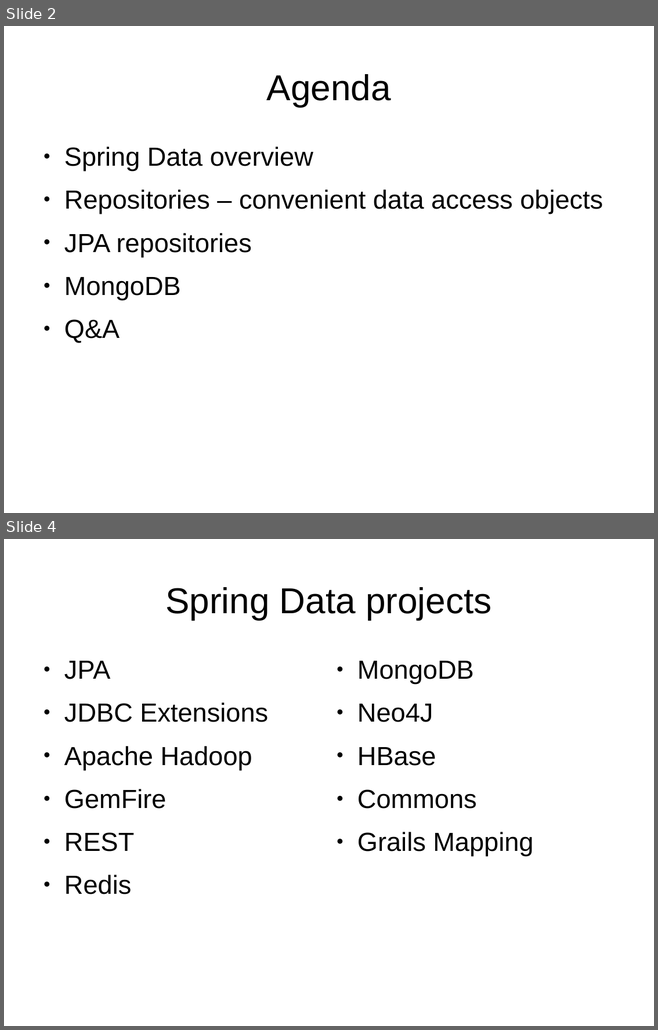
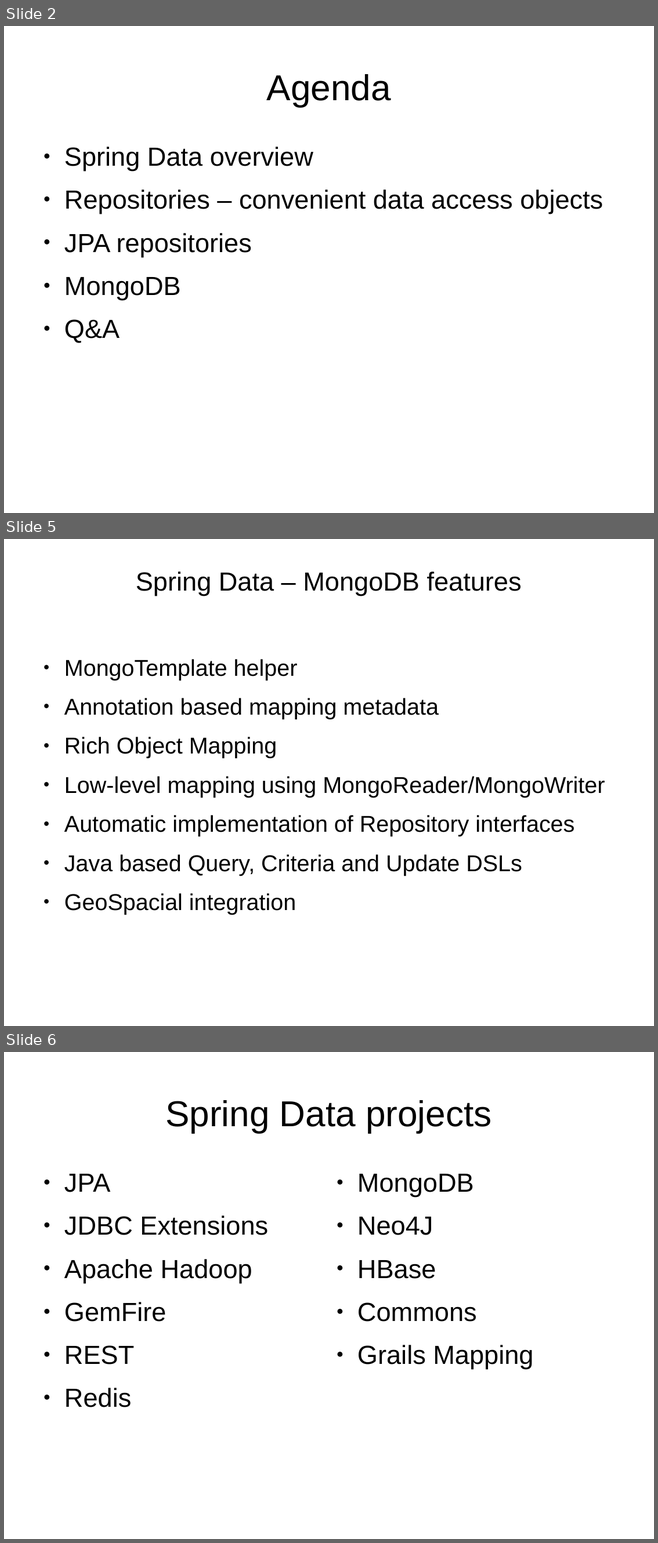
Before and after one commit to martinicr/spring-data-tech-talk, a slide deck: spring-data-mongodb.odp. Shown one above the other, each under a label of ours: slides 2 and 4 before the commit, slides 2, 5 and 6 after it; the slides between them are not shown. The pictures are 658x1030 and 658x1543 pixels, drawn with LibreOffice and Linux fonts; fonts in the diff are those of the drawing. Boxes give left, top, right and bottom in pixels: in the first picture for what was removed or moved away, otherwise in the second. Text is boxed around its words. In the diff, an @@ line names an element or a change of style, - is before the commit and + after.

Commit message:
Adding Spring Data Overview/features

```diff
--- a/spring-data-mongodb.odp
+++ b/spring-data-mongodb.odp
@@ slide 5 added at <box>4,539,654,1026</box>, background #FFFFFF @@
@@ title added at <box>136,571,521,596</box>, 32 pt, text #000000 @@
+Spring Data – MongoDB features
@@ text added at <box>64,659,604,915</box>, 28 pt, text #000000 @@
+● MongoTemplate helper
+● Annotation based mapping metadata
+● Rich Object Mapping
+● Low-level mapping using MongoReader/MongoWriter
+● Automatic implementation of Repository interfaces
+● Java based Query, Criteria and Update DSLs
+● GeoSpacial integration
@@ what was slide 4 is now slide 6 @@
```
Also in this commit, not shown: 1 slide changed, 2 other slides added, 2 slides removed, 1 other file.
